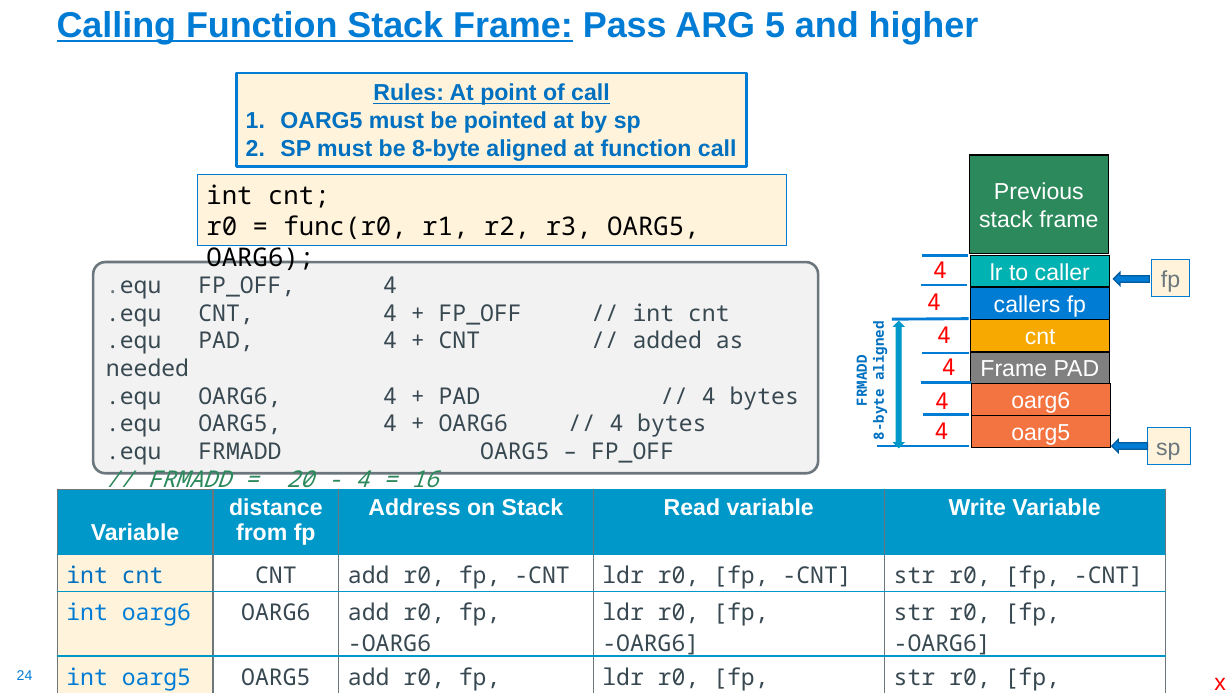
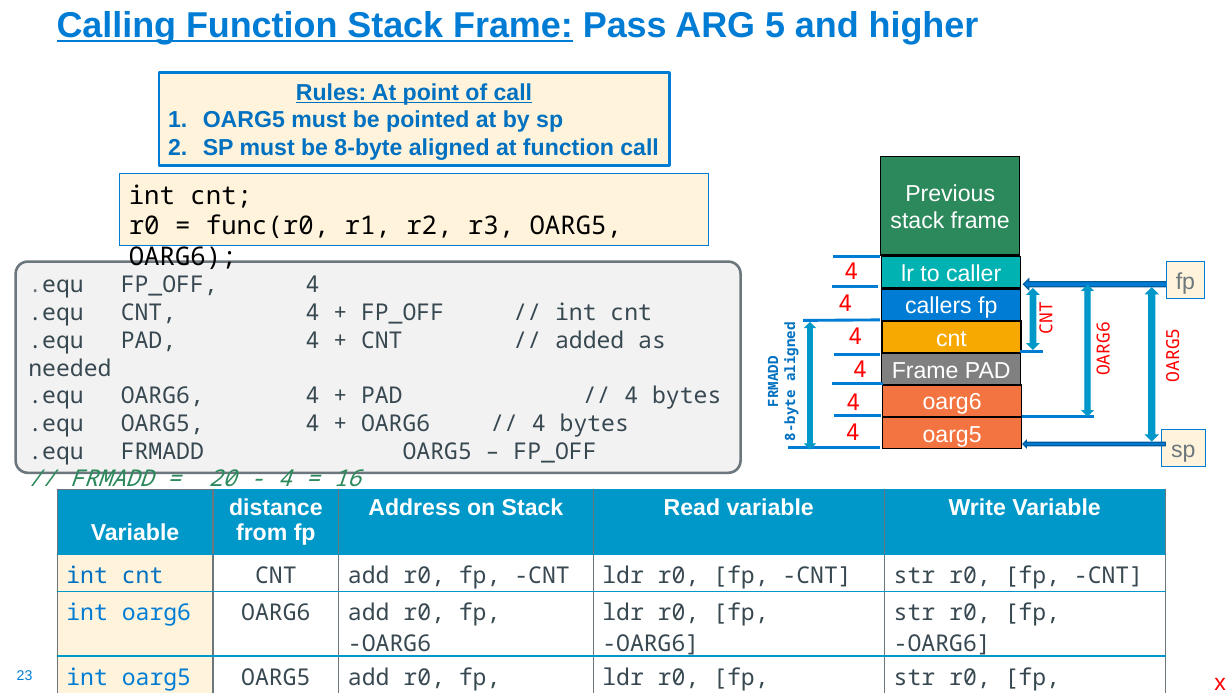
Before and after one commit to cse30-sp24/Muller-Slides, a slide deck: slide 23 of Lecture-18.pptx (slide 24 before the commit). Drawn at 1232x693 pixels with LibreOffice and Linux fonts; fonts in the diff are those of the drawing. Boxes give left, top, right and bottom in pixels: in the first picture for what was removed or moved away, otherwise in the second. Text is boxed around its words. In the diff, an @@ line names an element or a change of style, - is before the commit and + after.

```diff
--- a/Lecture-18.pptx
+++ b/Lecture-18.pptx
@@ rectangle "Rules: At point of call": place and size @@
-rectangle "Rules: At point of call" at [237,73,747,166]
+rectangle "Rules: At point of call" at [159,72,669,165]
@@ rectangle "int cnt;": place and size @@
-rectangle "int cnt;" at [198,175,787,246]
+rectangle "int cnt;" at [120,174,709,245]
@@ rounded rectangle ".equ FP_OFF, 4": place and size @@
-rounded rectangle ".equ FP_OFF, 4" at [93,262,819,474]
+rounded rectangle ".equ FP_OFF, 4" at [16,262,741,473]
@@ rectangle "fp": place and size @@
-rectangle "fp" at [1153,260,1190,297]
+rectangle "fp" at [1167,262,1205,299]
@@ left arrow: place and size @@
-left arrow at [1114,273,1150,286]
+left arrow at [1024,279,1171,289]
@@ up down arrow added at [1028,289,1039,349], fill #0098C9, outline #0098C9 1 pt @@
@@ up down arrow added at [1083,286,1093,416], fill #0098C9, outline #0098C9 1 pt @@
@@ up down arrow added at [1146,288,1157,441], fill #0098C9, outline #0098C9 1 pt @@
@@ 7 rectangles, 7 texts, 7 lines, 1 up down arrow: place and size @@
-7 rectangles, 7 texts, 7 lines, 1 up down arrow at [852,155,1110,447]
+7 rectangles, 7 texts, 7 lines, 1 up down arrow at [763,156,1021,448]
@@ text added at [1033,305,1057,333], 14 pt, text #FF0000 @@
+CNT
@@ text added at [1090,327,1114,375], 14 pt, text #FF0000 @@
+OARG6
@@ line added from (1020, 351) to (1043, 351), #007CD5 2.25 pt @@
@@ text added at [1160,333,1184,381], 14 pt, text #FF0000 @@
+OARG5
@@ line added from (1022, 417) to (1094, 417), #007CD5 2.25 pt @@
@@ left arrow: place and size @@
-left arrow at [1112,440,1148,453]
+left arrow at [1023,441,1165,447]
@@ rectangle "sp": place and size @@
-rectangle "sp" at [1147,428,1190,465]
+rectangle "sp" at [1163,430,1206,467]
@@ page number at [17,670,33,680]: text changed @@
-24
+23
```
Also in this commit, not shown: 3 other slides changed, 1 slide removed, 1 other file.
